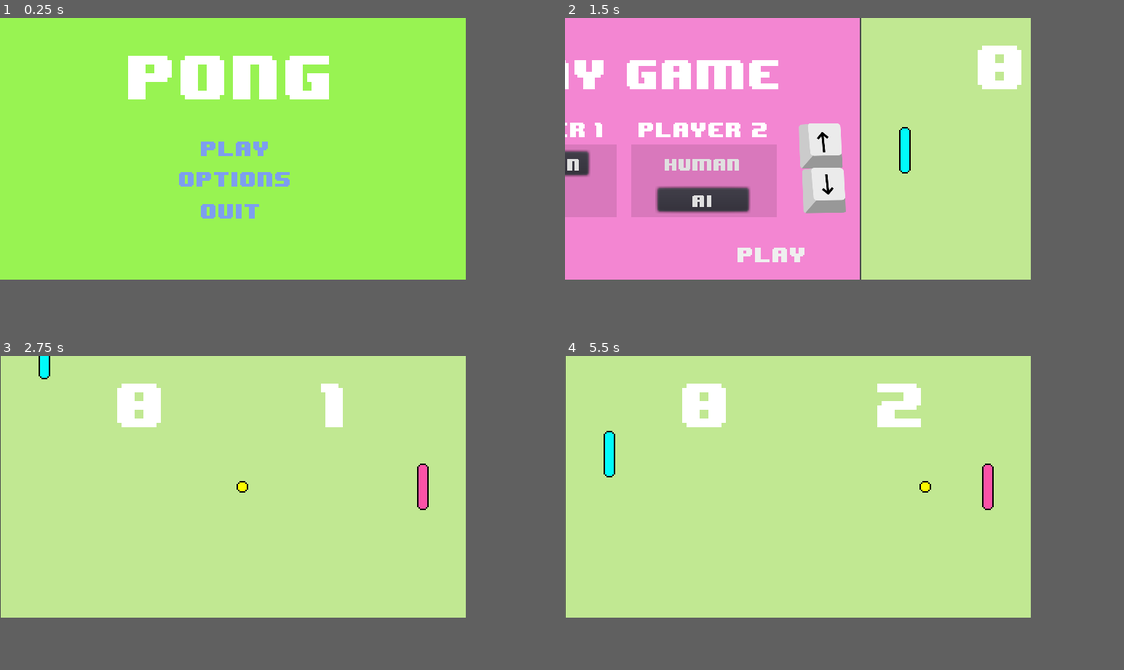
Above: before the commit, frames 1-4 (two rows, left to right).
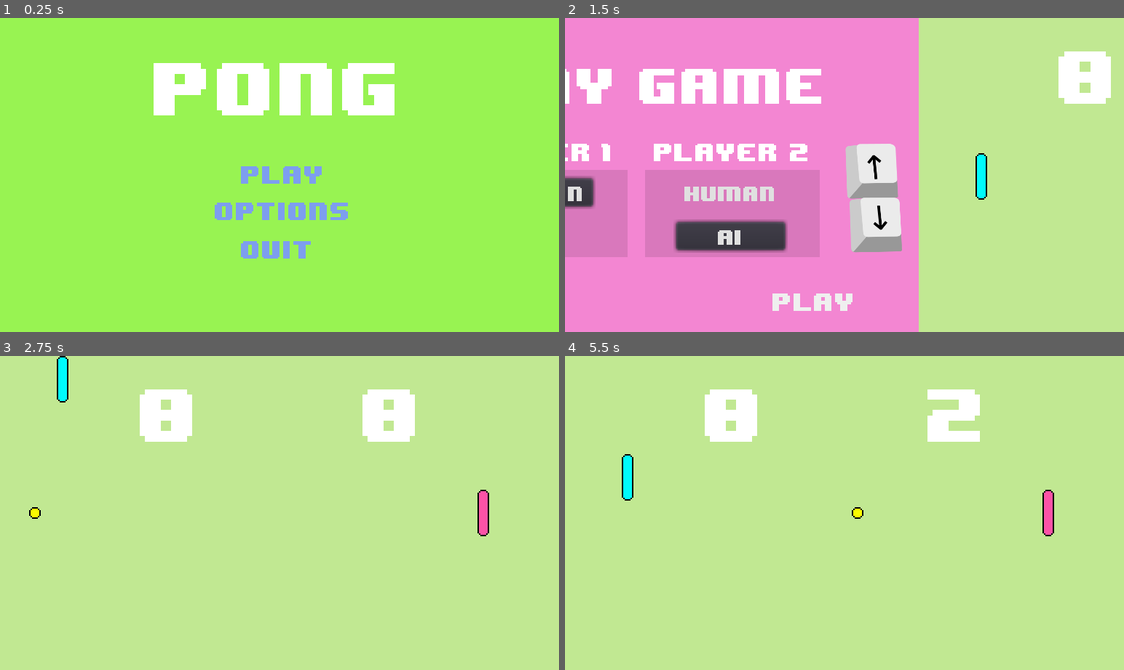
Above: after the commit, the same moments.

Repository: paolobb4/YAPC
Game: Godot game, scene res://scn/Menu.tscn
Same seed, same stepped clock (60 frames per second), same inputs: the game is played once before the commit and once after it.
Inputs:
- Up to frame 1 (0.25 s): no input
- Up to frame 2 (1.5 s): click "play" at 0.5 s; click "play" at 1.25 s
- Up to frame 3 (2.75 s): hold W (p1_up) from 2.03 s (still down); hold Down (p2_down) from 2.03 s (still down)
- Up to frame 4 (5.5 s): release W (p1_up) at 2.78 s; release Down (p2_down) at 2.78 s; hold S (p1_down) 2.78-3.53 s; tap Up (p2_up) at 2.85, 4.35 s; hold Down (p2_down) 3.53-4.28 s; hold W (p1_up) 3.53-5.03 s; hold S (p1_down) from 5.03 s (still down); hold Down (p2_down) from 5.03 s (still down)
In our replay, the window is 640x360 before the commit and 768x432 after it. These sizes can differ from the game's own. Grey fills any space a smaller window leaves; there, only what the larger window draws over its background counts as a difference.

The runs differ from the first frame. In frame 1, 7.6% of the frame differs, in the area x 22-71%, y 12-77%; in frame 2, 41%, in the area x 0-98%, y 0-100%; in frame 3, 4.6%; in frame 4, 4.9%.

Commit message:
Change resolution and polish palette.gd

Diff:
--- a/project.godot
+++ b/project.godot
@@ -16,8 +16,8 @@
 
 [display]
 
-window/size/width=320
-window/size/height=180
+window/size/width=384
+window/size/height=216
 window/size/fullscreen=true
 window/size/test_width=640
 window/size/test_height=360
--- a/scn/Game.tscn
+++ b/scn/Game.tscn
@@ -43,7 +43,7 @@
 font_data = ExtResource( 4 )
 _sections_unfolded = [ "Font", "Font/fallback", "Settings" ]
 
-[node name="Game" type="Node2D"]
+[node name="Game" type="Node2D" index="0"]
 
 script = ExtResource( 1 )
 __meta__ = {
@@ -76,8 +76,8 @@
 anchor_top = 0.0
 anchor_right = 0.0
 anchor_bottom = 0.0
-margin_right = 320.0
-margin_bottom = 180.0
+margin_right = 384.0
+margin_bottom = 216.0
 rect_pivot_offset = Vector2( 0, 0 )
 rect_clip_content = false
 mouse_filter = 0
@@ -85,7 +85,7 @@
 size_flags_horizontal = 1
 size_flags_vertical = 1
 custom_styles/panel = SubResource( 1 )
-_sections_unfolded = [ "custom_styles" ]
+_sections_unfolded = [ "Rect", "custom_styles" ]
 
 [node name="score_left" type="Label" parent="." index="2"]
 
@@ -93,10 +93,11 @@
 anchor_top = 0.0
 anchor_right = 0.0
 anchor_bottom = 0.0
-margin_left = 80.0
-margin_top = 10.0
-margin_right = 116.0
-margin_bottom = 53.0
+margin_left = 96.0
+margin_top = 12.0
+margin_right = 132.0
+margin_bottom = 55.0
+rect_scale = Vector2( 1.2, 1.2 )
 rect_pivot_offset = Vector2( 0, 0 )
 rect_clip_content = false
 mouse_filter = 2
@@ -118,10 +119,11 @@
 anchor_top = 0.0
 anchor_right = 0.0
 anchor_bottom = 0.0
-margin_left = 214.0
-margin_top = 10.0
-margin_right = 250.0
-margin_bottom = 53.0
+margin_left = 248.8
+margin_top = 12.0
+margin_right = 284.8
+margin_bottom = 55.0
+rect_scale = Vector2( 1.2, 1.2 )
 rect_pivot_offset = Vector2( 0, 0 )
 rect_clip_content = false
 mouse_filter = 2
@@ -139,20 +141,20 @@
 
 [node name="Ball" parent="." index="4" instance=ExtResource( 5 )]
 
-position = Vector2( 160, 90 )
+position = Vector2( 192, 108 )
 _sections_unfolded = [ "Transform" ]
 speed = 180
 
 [node name="Player_1" parent="." index="5" instance=ExtResource( 6 )]
 
-position = Vector2( 30, 91 )
+position = Vector2( 43, 109 )
 _sections_unfolded = [ "Transform" ]
 ai_miss_chance = 40
 ai_hold = 0.35
 
 [node name="Player_2" parent="." index="6" instance=ExtResource( 6 )]
 
-position = Vector2( 290, 90 )
+position = Vector2( 332, 108 )
 _sections_unfolded = [ "Transform" ]
 ai = true
 ai_miss_chance = 30
--- a/scn/Menu.tscn
+++ b/scn/Menu.tscn
@@ -22,7 +22,7 @@
 "times": PoolRealArray( 0, 0.5 ),
 "transitions": PoolRealArray( 1, 1 ),
 "update": 0,
-"values": [ Vector2( -640, 0 ), Vector2( -320, 0 ) ]
+"values": [ Vector2( -768, 0 ), Vector2( -384, 0 ) ]
 }
 
 [sub_resource type="Animation" id=2]
@@ -40,7 +40,7 @@
 "times": PoolRealArray( 0, 0.5 ),
 "transitions": PoolRealArray( 1, 1 ),
 "update": 0,
-"values": [ Vector2( 0, 0 ), Vector2( 320, 0 ) ]
+"values": [ Vector2( 0, 0 ), Vector2( 384, 0 ) ]
 }
 
 [sub_resource type="Animation" id=3]
@@ -58,7 +58,7 @@
 "times": PoolRealArray( 0, 0.5 ),
 "transitions": PoolRealArray( 1, 1 ),
 "update": 0,
-"values": [ Vector2( 0, 0 ), Vector2( -320, 0 ) ]
+"values": [ Vector2( 0, 0 ), Vector2( -384, 0 ) ]
 }
 
 [sub_resource type="Animation" id=4]
@@ -76,7 +76,7 @@
 "times": PoolRealArray( 0, 0.5 ),
 "transitions": PoolRealArray( 1, 1 ),
 "update": 0,
-"values": [ Vector2( 320, 0 ), Vector2( 0, 0 ) ]
+"values": [ Vector2( 384, 0 ), Vector2( 0, 0 ) ]
 }
 
 [sub_resource type="Animation" id=5]
@@ -95,7 +95,7 @@
 "times": PoolRealArray( 0, 0.5 ),
 "transitions": PoolRealArray( 1, 1 ),
 "update": 0,
-"values": [ Vector2( -320, 0 ), Vector2( -640, 0 ) ]
+"values": [ Vector2( -384, 0 ), Vector2( -768, 0 ) ]
 }
 tracks/1/type = "value"
 tracks/1/path = NodePath("Pause Panel:visible")
@@ -142,7 +142,7 @@
 "times": PoolRealArray( 0, 0.5 ),
 "transitions": PoolRealArray( 1, 1 ),
 "update": 0,
-"values": [ Vector2( -320, 0 ), Vector2( 0, 0 ) ]
+"values": [ Vector2( -384, 0 ), Vector2( 0, 0 ) ]
 }
 
 [sub_resource type="StyleBoxFlat" id=7]
@@ -352,6 +352,7 @@
 anchor_bottom = 0.0
 margin_right = 320.0
 margin_bottom = 180.0
+rect_scale = Vector2( 1.2, 1.2 )
 rect_pivot_offset = Vector2( 0, 0 )
 rect_clip_content = false
 mouse_filter = 0
@@ -476,8 +477,10 @@
 anchor_top = 0.0
 anchor_right = 0.0
 anchor_bottom = 0.0
-margin_left = -320.0
+margin_left = -384.0
+margin_right = -64.0
 margin_bottom = 180.0
+rect_scale = Vector2( 1.2, 1.2 )
 rect_pivot_offset = Vector2( 0, 0 )
 rect_clip_content = false
 mouse_filter = 0
@@ -649,9 +652,10 @@
 anchor_top = 0.0
 anchor_right = 0.0
 anchor_bottom = 0.0
-margin_left = 320.0
-margin_right = 640.0
+margin_left = 384.0
+margin_right = 704.0
 margin_bottom = 180.0
+rect_scale = Vector2( 1.2, 1.2 )
 rect_pivot_offset = Vector2( 0, 0 )
 rect_clip_content = false
 mouse_filter = 0
@@ -659,7 +663,7 @@
 size_flags_horizontal = 1
 size_flags_vertical = 1
 custom_styles/panel = SubResource( 12 )
-_sections_unfolded = [ "Pause", "custom_styles" ]
+_sections_unfolded = [ "Pause", "Rect", "custom_styles" ]
 __meta__ = {
 "_edit_group_": true
 }
@@ -961,7 +965,7 @@
 
 [node name="Game" parent="." index="5" instance=ExtResource( 5 )]
 
-position = Vector2( 640.663, 0 )
+position = Vector2( 768, 0 )
 _sections_unfolded = [ "Pause", "Transform" ]
 
 [node name="Pause Panel" type="Panel" parent="." index="6"]
@@ -972,10 +976,11 @@
 anchor_top = 0.0
 anchor_right = 0.0
 anchor_bottom = 0.0
-margin_left = 725.0
-margin_top = 57.0
-margin_right = 875.0
-margin_bottom = 117.0
+margin_left = 870.0
+margin_top = 68.4
+margin_right = 1020.0
+margin_bottom = 128.4
+rect_scale = Vector2( 1.2, 1.2 )
 rect_pivot_offset = Vector2( 0, 0 )
 rect_clip_content = false
 mouse_filter = 0
--- a/scn/game.gd
+++ b/scn/game.gd
@@ -41,10 +41,10 @@
 
 
 func reset():
-	$Ball.position = Vector2(160, 90)
+	$Ball.position = Vector2(192, 108)
 	$Ball.direction = Vector2(-1, 0)
-	$Player_1.position.y = 91
-	$Player_2.position.y = 90
+	$Player_1.position.y = 109
+	$Player_2.position.y = 108
 
 	$score_left.text = '0'
 	$score_right.text = '0'
--- a/scn/palette.gd
+++ b/scn/palette.gd
@@ -11,13 +11,14 @@
 var wait_time = 0	# used to create ai's handicap
 var direction = 0
 
+var size = Vector2(8, 32)
 
 func _ready():
 	#TODO: change sprite if ai?
 	screensize = get_viewport_rect().size
 	randomize()
 	if self.position.x > screensize.x / 2:
-		$Sprite.region_rect.position.x = 8
+		$Sprite.region_rect.position.x = size.x
 
 
 func _process(delta):
@@ -28,6 +29,11 @@
 
 	if position.y < 0 or position.y > screensize.y:
 		position.y = clamp(position.y, 0, screensize.y)
+
+	if position.y - size.y/2 < 0:
+		position.y = size.y/2
+	if position.y + size.y/2 > screensize.y:
+		position.y = screensize.y - size.y/2
 
 
 func player_process(delta):
@@ -66,9 +72,9 @@
 		if wait_time <= -ai_recover and randf() < (ai_miss_chance / 100) or wait_time < -5:
 			wait_time = ai_hold
 		if wait_time <= 0:
-			if ball.position.y > position.y + 8:
+			if ball.position.y > position.y + 4:
 				direction = +1
-			elif ball.position.y < position.y - 8:
+			elif ball.position.y < position.y - 4:
 				direction = -1
 			else:
 				direction = 0
